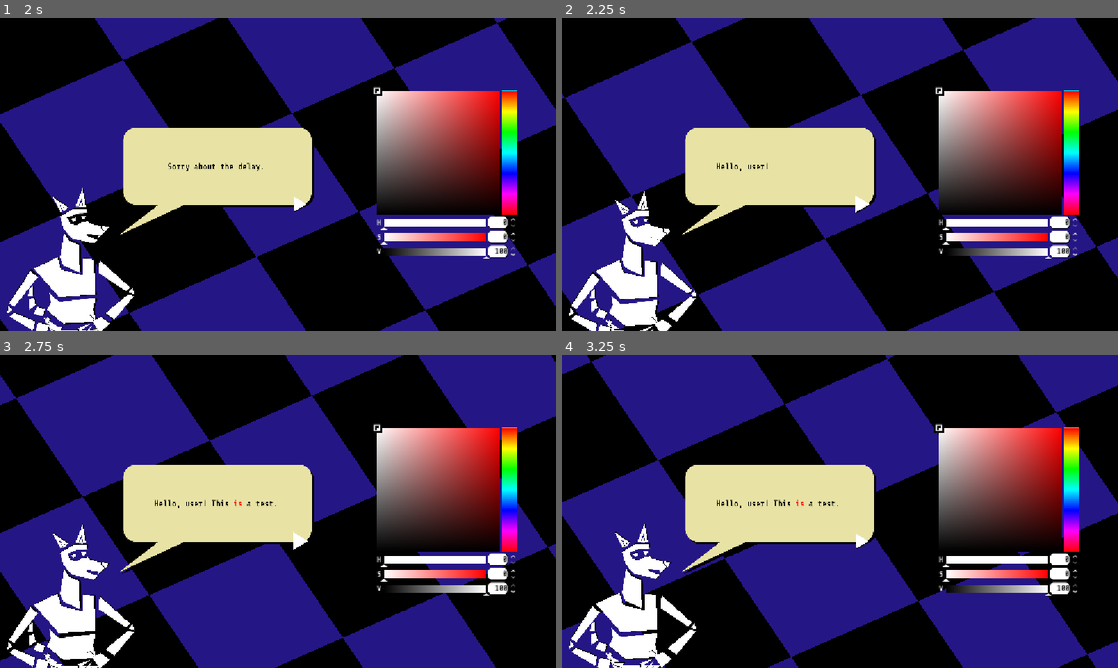
Above: before the commit, frames 1-4 (two rows, left to right).
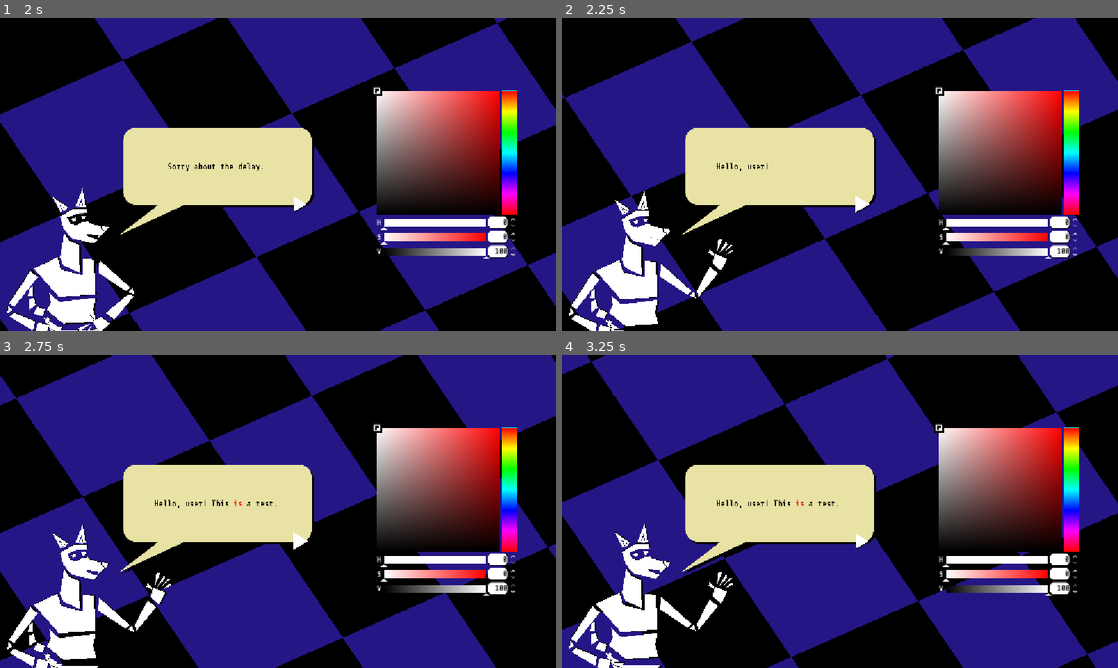
Above: after the commit, the same moments.

Repository: AlejandroCiuba/color-picker-game
Game: Godot game, scene res://scenes/levels/test.tscn
Same seed, same stepped clock (60 frames per second), same inputs: the game is played once before the commit and once after it. The project has no main scene, so this scene is started directly.
Inputs (mouse positions are in pixels of both pictures, inside the frame that each line leads up to):
- Up to frame 1 (2 s): move the mouse to (400, 158) at 0.52 s; hold Right (ui_right) 0.53-1.25 s; click (300, 193) at 1.25 s
- Up to frame 2 (2.25 s): click (862, 205) at 2 s
- Up to frame 3 (2.75 s): no input
- Up to frame 4 (3.25 s): move the mouse to (728, 527) at 2.77 s; hold Left (ui_left) from 2.78 s (still down)

Frame 1 is identical in both runs. In frame 2, 0.6% of the frame differs, in the area x 14-31%, y 70-100%; in frame 3, 0.6%, in the area x 14-31%, y 69-100%; in frame 4, 0.6%.

Commit message:
Updated character.gd to contain more emote callbacks and updated test accordingly

Diff:
--- a/assets/json/test.json
+++ b/assets/json/test.json
@@ -22,7 +22,7 @@
 					"args": [
 						"happy"
 					],
-					"callback": "casper.talk"
+					"callback": "casper.emote"
 				}
 			],
 			"dialog_id": "Casper",
@@ -32,9 +32,10 @@
 			"callbacks": [
 				{
 					"args": [
-						"happy"
+						"happy",
+						"raised"
 					],
-					"callback": "casper.talk"
+					"callback": "casper.emote"
 				}
 			],
 			"dialog_id": "Casper",
@@ -44,15 +45,11 @@
 			"callbacks": [
 				{
 					"args": [
+						"sad",
+						"lowered",
 						"down"
 					],
-					"callback": "casper.tail"
-				},
-				{
-					"args": [
-						"sad"
-					],
-					"callback": "casper.talk"
+					"callback": "casper.emote"
 				}
 			],
 			"dialog_id": "Casper",
@@ -64,13 +61,7 @@
 					"args": [
 						"happy"
 					],
-					"callback": "casper.talk"
-				},
-				{
-					"args": [
-						"up"
-					],
-					"callback": "casper.tail"
+					"callback": "casper.emote"
 				}
 			],
 			"dialog_id": "Casper",
--- a/scenes/ents/character.gd
+++ b/scenes/ents/character.gd
@@ -14,8 +14,18 @@
 @onready var _animarm: AnimationPlayer = %ArmAnimation
 
 
+func emote(h: String = "happy", a: String = "lowered", t: String = "up") -> void:
+	talk(h)
+	arm(a)
+	tail(t)
+
+
 func talk(emotion: String) -> void:
 	_animhead.play("animations/talk-%s" % emotion)
+
+
+func arm(state: String) -> void:
+	_animarm.play("animations/%s-hand" % state)
 
 
 func tail(state: String) -> void:
Not shown, changed: assets/text/test.txt
